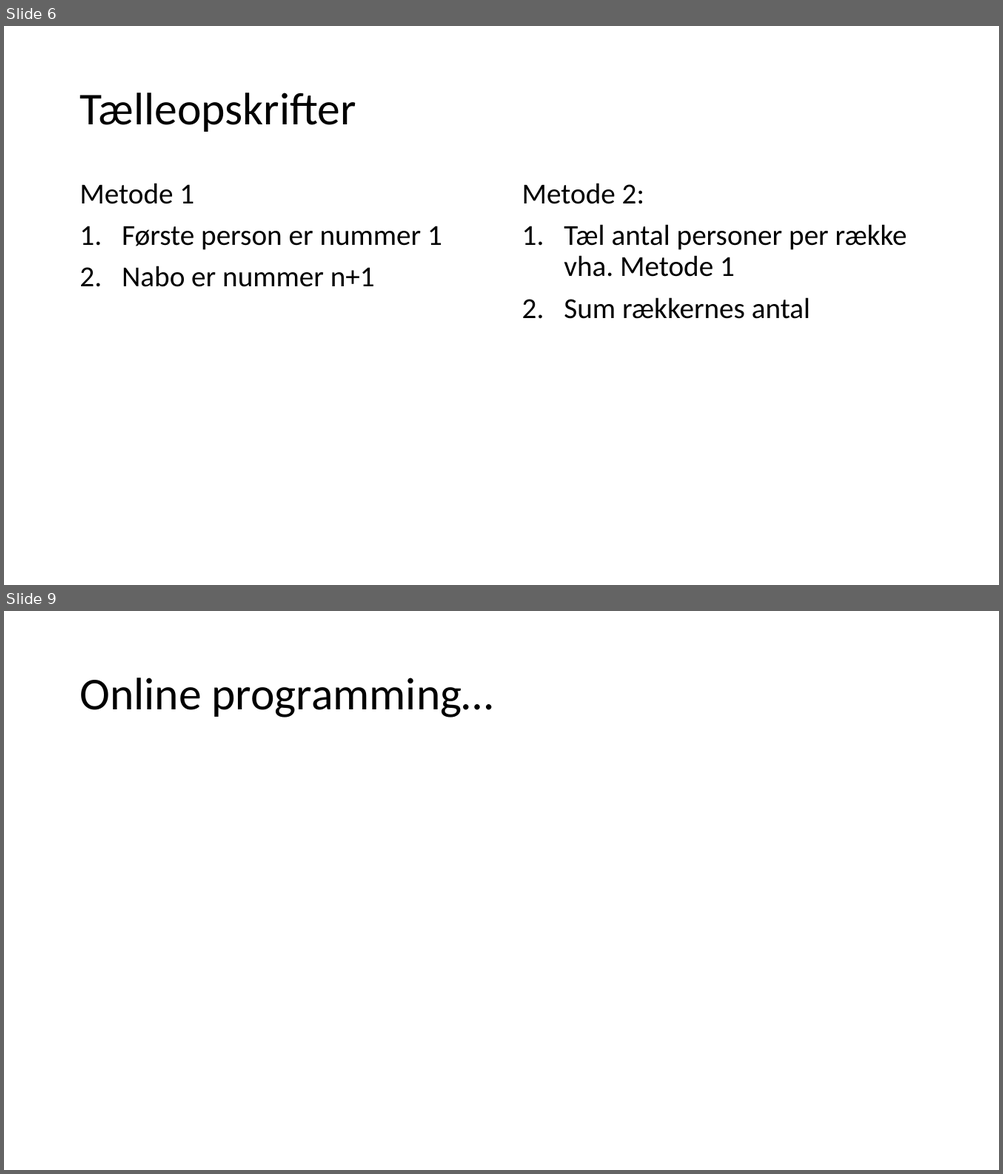
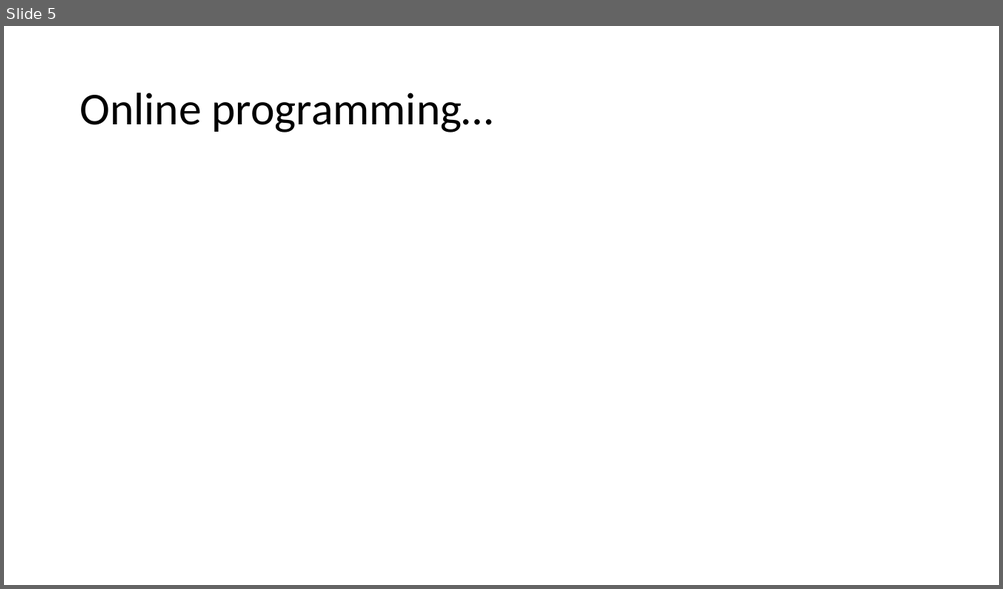
Before and after one commit to fisterloegsovs/pop22, a slide deck: lectures/1.2Scratch/lecture.pptx. Shown one above the other, each under a label of ours: slides 6 and 9 before the commit, slide 5 after it; the slides between them are not shown. The pictures are 1003x1174 and 1003x589 pixels, drawn with LibreOffice and Linux fonts; fonts in the diff are those of the drawing. Boxes give left, top, right and bottom in pixels: in the first picture for what was removed or moved away, otherwise in the second. Text is boxed around its words. In the diff, an @@ line names an element or a change of style, - is before the commit and + after.

```diff
--- a/lectures/1.2Scratch/lecture.pptx
+++ b/lectures/1.2Scratch/lecture.pptx
@@ slide 6 removed at [4, 26, 999, 585], background #FFFFFF @@
@@ title removed at [79, 93, 356, 132] @@
-Tælleopskrifter
@@ text removed at [79, 183, 442, 287] @@
-Metode 1
-1. Første person er nummer 1
-2. Nabo er nummer n+1
@@ text removed at [522, 183, 907, 319] @@
-Metode 2:
-1. Tæl antal personer per række vha. Metode 1
-2. Sum rækkernes antal
@@ what was slide 9 is now slide 5 @@
```
Also in this commit, not shown: 3 slides changed, 11 slides added, 4 other slides removed, 27 other files.
